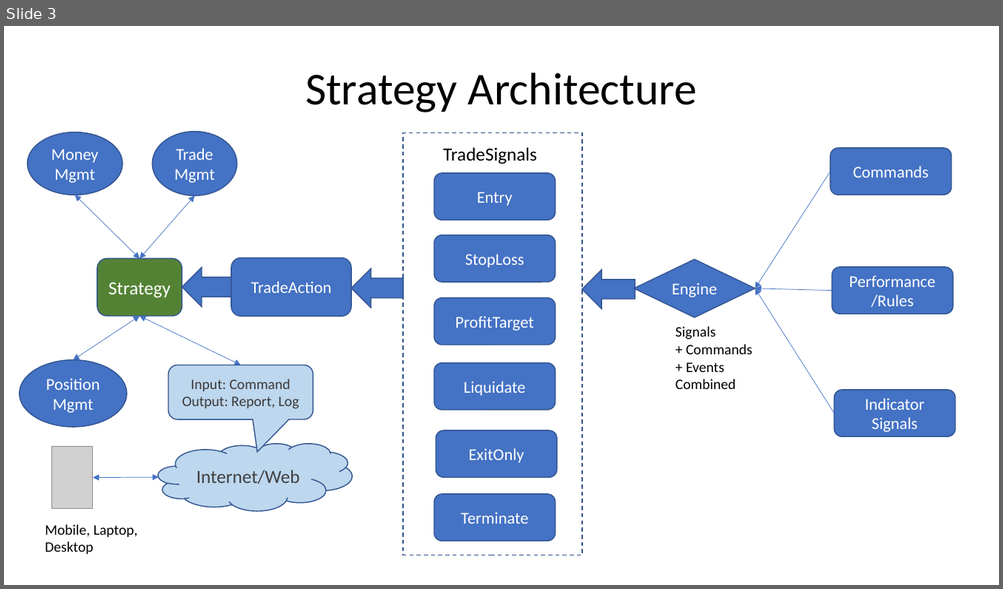
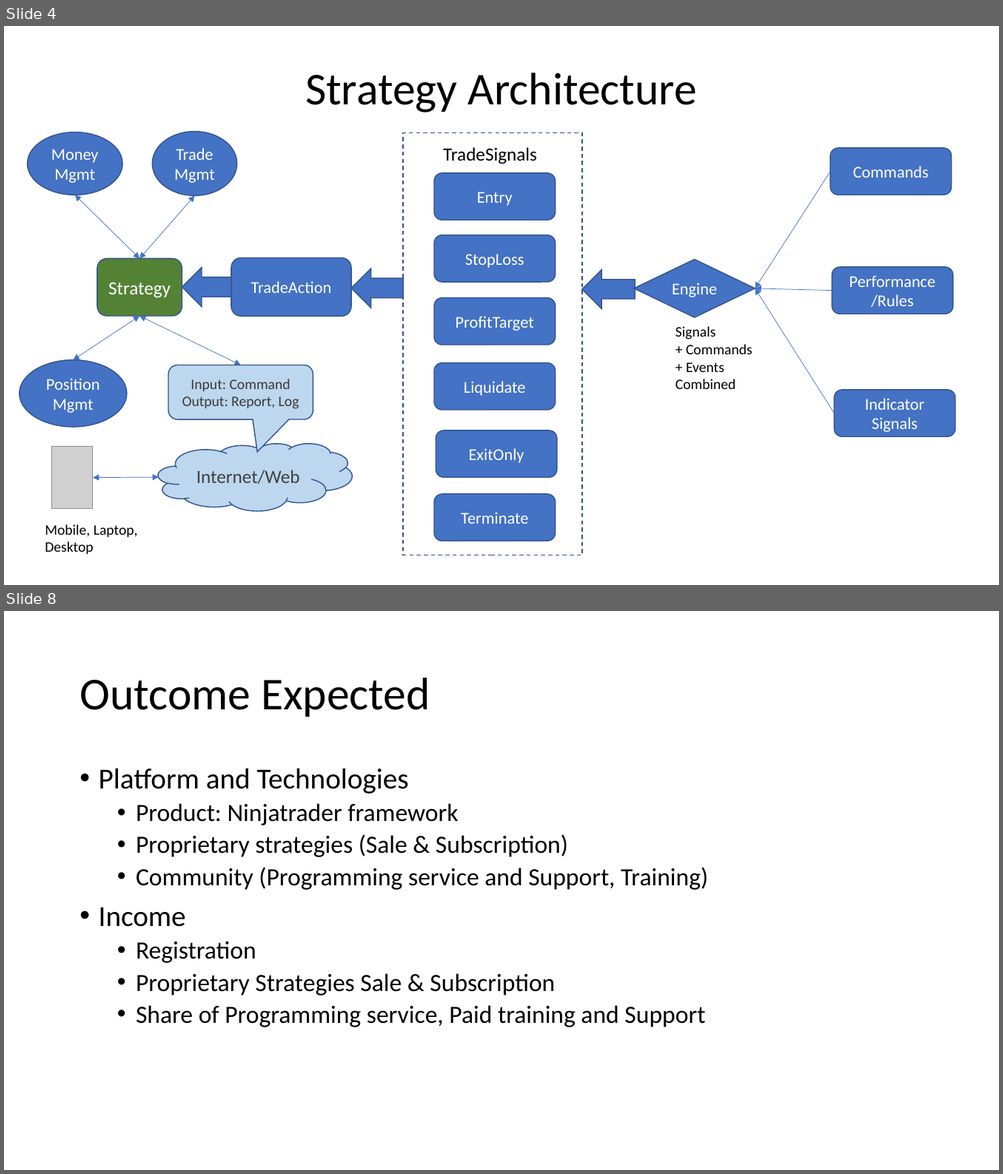
Before and after one commit to gerryzhou/targetrichtrades, a slide deck: NT8/Ninjatrader-web.pptx. Shown one above the other, each under a label of ours: slide 3 before the commit, slides 4 and 8 after it; the slides between them are not shown. The pictures are 1003x589 and 1003x1174 pixels, drawn with LibreOffice and Linux fonts; fonts in the diff are those of the drawing; grey boxes stand for pictures. Boxes give left, top, right and bottom in pixels: in the first picture for what was removed or moved away, otherwise in the second. Text is boxed around its words. In the diff, an @@ line names an element or a change of style, - is before the commit and + after.

```diff
--- a/NT8/Ninjatrader-web.pptx
+++ b/NT8/Ninjatrader-web.pptx
@@ slide 8 added at (x1=4, y1=611, x2=999, y2=1170), background #FFFFFF @@
@@ title added at (x1=79, y1=678, x2=430, y2=717), 44 pt, text #000000 @@
+Outcome Expected
@@ text added at (x1=99, y1=768, x2=708, y2=1028), 24 pt, text #000000 @@
+• Platform and Technologies
+  • Product: Ninjatrader framework
+  • Proprietary strategies (Sale & Subscription)
+  • Community (Programming service and Support, Training)
+• Income
+  • Registration
+  • Proprietary Strategies Sale & Subscription
+  • Share of Programming service, Paid training and Support
@@ what was slide 3 is now slide 4 @@
```
Also in this commit, not shown: 6 other slides added, 20 other files.
